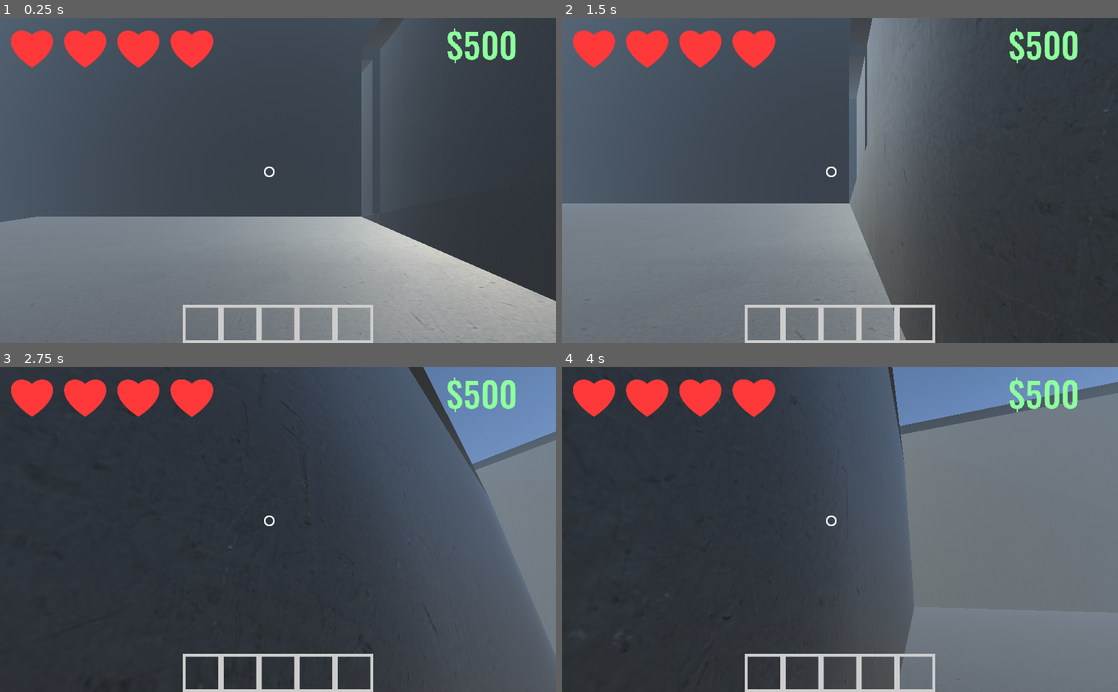
Above: before the commit, frames 1-4 (two rows, left to right).
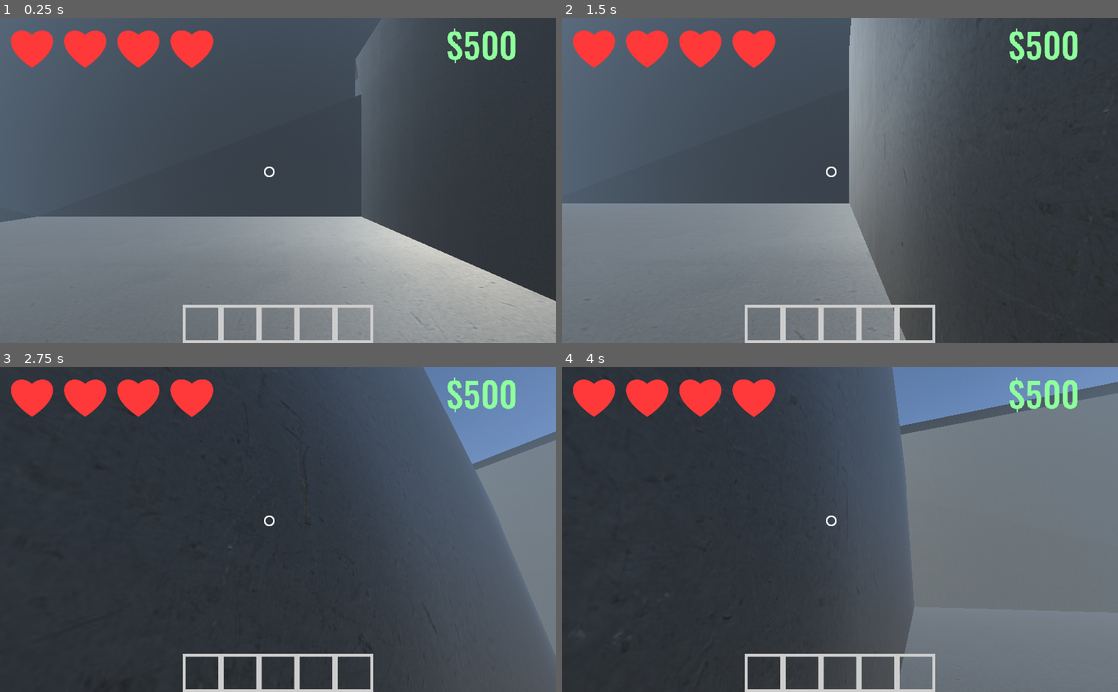
Above: after the commit, the same moments.

Repository: creikey/Mcguffin
Game: Godot game, scene res://prototype-levels/Drawbridge.tscn
The game is run twice, just before and just after one commit, with the same random seed, the same clock (stepped at 60 frames per second) and the same inputs. This scene is started directly instead of the project's main scene.
Inputs (mouse positions are in pixels of both pictures, inside the frame that each line leads up to):
- Up to frame 1 (0.25 s): no input
- Up to frame 2 (1.5 s): tap Enter at 0.5 s; move the mouse to (962, 164) at 0.52 s; hold D (right) 0.53-1.28 s; tap Ctrl (jump) at 0.6, 0.77, 1.07 s; move the mouse to (728, 196) at 1.27 s; hold S (backward) from 1.28 s (still down); click (728, 196) at 1.35 s
- Up to frame 3 (2.75 s): tap Ctrl (jump) at 1.52, 1.55, 1.82, 2.3 s; move the mouse to (289, 523) at 2.02 s; release S (backward) at 2.03 s; hold W (forward) from 2.03 s (still down); tap 1 at 2.1 s
- Up to frame 4 (4 s): keep holding W (forward); move the mouse to (834, 536) at 2.77 s; tap 5 at 2.85 s; tap Ctrl (jump) at 3.02, 3.05, 3.32, 3.6, 3.77 s; move the mouse to (878, 532) at 3.52 s

The runs differ from the first frame. In frame 1, 0.4% of the frame differs, in the area x 63-72%, y 0-25%; in frame 2, 1.2%, in the area x 51-56%, y 0-58%; in frame 3, 0.6%; in frame 4, 0.1%.

Commit message:
Fix fog issue and describe fix in readme
 - Also level drawbridge difficulty increased

Diff:
--- a/Game.gd
+++ b/Game.gd
@@ -16,8 +16,8 @@
 # dumbat
 #just barely slower than the shoes, you can toggle shoes on and off really fast
 #to cheat its cooldown. Important that it's faster than half the shoe speed boost
-const dumbat_chase_speed = default_run_speed*1.9
+const dumbat_chase_speed = default_run_speed*1.5
 
 # shoe
-const shoe_lifespan: float = 50.0
+const shoe_lifespan: float = 5.0
 const shoe_speed: float = default_run_speed*2.0
--- a/level-elements/DumBat/DumBat.gd
+++ b/level-elements/DumBat/DumBat.gd
@@ -70,6 +70,8 @@
 	else:
 		turn_towards(chasing.global_transform.origin, delta*13.0)
 		vel = Util.vel_lerp(vel, -global_transform.basis.z*Game.dumbat_chase_speed, delta*7.0)
+		if global_transform.origin.y - chasing.global_transform.origin.y > 1.0: # jump off cliff detection
+			chasing = null
 
 	vel.y += -9.81*delta*3.0
 	vel = move_and_slide(vel, Vector3(0, 1, 0))
--- a/prototype-levels/Drawbridge.tscn
+++ b/prototype-levels/Drawbridge.tscn
@@ -1,10 +1,23 @@
-[gd_scene load_steps=6 format=2]
+[gd_scene load_steps=9 format=2]
 
 [ext_resource path="res://prototype-levels/SimpleMain.tscn" type="PackedScene" id=1]
 [ext_resource path="res://AcidVat.tscn" type="PackedScene" id=2]
 [ext_resource path="res://level-elements/DumBat/DumBat.tscn" type="PackedScene" id=3]
 [ext_resource path="res://level-elements/Prototype.tscn" type="PackedScene" id=4]
 [ext_resource path="res://gadgets/GadgetVending.tscn" type="PackedScene" id=5]
+[ext_resource path="res://shanghai_riverside_1k.exr" type="Texture" id=6]
+
+[sub_resource type="PanoramaSky" id=5]
+panorama = ExtResource( 6 )
+
+[sub_resource type="Environment" id=6]
+resource_local_to_scene = true
+background_mode = 2
+background_sky = SubResource( 5 )
+fog_enabled = true
+fog_color = Color( 0.501961, 0.6, 0.701961, 1 )
+adjustment_brightness = 0.68
+adjustment_contrast = 1.27
 
 [node name="Drawbridge" instance=ExtResource( 1 )]
 
@@ -12,6 +25,9 @@
 transform = Transform( -0.999684, 0, 0.02513, 0, 1, 0, -0.02513, 0, -0.999684, 7, 1.84807, 33 )
 visible = false
 
+[node name="WorldEnvironment" parent="Level" index="0"]
+environment = SubResource( 6 )
+
 [node name="Spawnpoint" parent="Level" index="1"]
 transform = Transform( -1, 0, 8.9407e-08, 0, 1, 0, -8.9407e-08, 0, -1, -62, 27, 2 )
 
@@ -27,19 +43,27 @@
 transform = Transform( -1, 0, -1.49012e-07, 0, 1, 0, 1.49012e-07, 0, -1, -21, 26, -29 )
 patrol_path = NodePath("../Patrol2")
 
-[node name="DumBat8" parent="Level" index="5" instance=ExtResource( 3 )]
+[node name="DumBat11" parent="Level" index="5" instance=ExtResource( 3 )]
+transform = Transform( -1, 0, -1.49012e-07, 0, 1, 0, 1.49012e-07, 0, -1, 25, 34, -21 )
+patrol_path = NodePath("../Patrol7")
+
+[node name="DumBat12" parent="Level" index="6" instance=ExtResource( 3 )]
+transform = Transform( 1, 0, 2.36435e-07, 0, 1, 0, -2.36435e-07, 0, 1, 26, 34, 1 )
+patrol_path = NodePath("../Patrol8")
+
+[node name="DumBat8" parent="Level" index="7" instance=ExtResource( 3 )]
 transform = Transform( 1, 0, 2.68221e-07, 0, 1, 0, -2.68221e-07, 0, 1, -31, 26, 3 )
 patrol_path = NodePath("../Patrol3")
 
-[node name="DumBat9" parent="Level" index="6" instance=ExtResource( 3 )]
+[node name="DumBat9" parent="Level" index="8" instance=ExtResource( 3 )]
 transform = Transform( 2.2451e-07, 0, -1, 0, 1, 0, 1, 0, 2.2451e-07, -27, 26, -3 )
 patrol_path = NodePath("../Patrol5")
 
-[node name="DumBat10" parent="Level" index="7" instance=ExtResource( 3 )]
+[node name="DumBat10" parent="Level" index="9" instance=ExtResource( 3 )]
 transform = Transform( -3.11932e-07, 0, 1, 0, 1, 0, -1, 0, -3.11932e-07, -9, 26, -11 )
 patrol_path = NodePath("../Patrol6")
 
-[node name="Patrol1" type="Spatial" parent="Level" index="8"]
+[node name="Patrol1" type="Spatial" parent="Level" index="10"]
 transform = Transform( 1, 0, 0, 0, 1, 0, 0, 0, 1, -13, 25, -25 )
 
 [node name="Position3D" type="Position3D" parent="Level/Patrol1" index="0"]
@@ -47,7 +71,23 @@
 [node name="Position3D2" type="Position3D" parent="Level/Patrol1" index="1"]
 transform = Transform( 1, 0, 0, 0, 1, 0, 0, 0, 1, 0, 0, 26 )
 
-[node name="Patrol5" type="Spatial" parent="Level" index="9"]
+[node name="Patrol7" type="Spatial" parent="Level" index="11"]
+transform = Transform( 1, 0, 0, 0, 1, 0, 0, 0, 1, 26, 33, -22 )
+
+[node name="Position3D" type="Position3D" parent="Level/Patrol7" index="0"]
+
+[node name="Position3D2" type="Position3D" parent="Level/Patrol7" index="1"]
+transform = Transform( 1, 0, 0, 0, 1, 0, 0, 0, 1, 0, 0, 26 )
+
+[node name="Patrol8" type="Spatial" parent="Level" index="12"]
+transform = Transform( 1, 0, 0, 0, 1, 0, 0, 0, 1, 27, 33, -22 )
+
+[node name="Position3D" type="Position3D" parent="Level/Patrol8" index="0"]
+
+[node name="Position3D2" type="Position3D" parent="Level/Patrol8" index="1"]
+transform = Transform( 1, 0, 0, 0, 1, 0, 0, 0, 1, 0, 0, 26 )
+
+[node name="Patrol5" type="Spatial" parent="Level" index="13"]
 transform = Transform( -4.37114e-08, 0, -1, 0, 1, 0, 1, 0, -4.37114e-08, -8, 25, -5 )
 
 [node name="Position3D" type="Position3D" parent="Level/Patrol5" index="0"]
@@ -55,7 +95,7 @@
 [node name="Position3D2" type="Position3D" parent="Level/Patrol5" index="1"]
 transform = Transform( 1, 0, 0, 0, 1, 0, 0, 0, 1, 0, 0, 26 )
 
-[node name="Patrol6" type="Spatial" parent="Level" index="10"]
+[node name="Patrol6" type="Spatial" parent="Level" index="14"]
 transform = Transform( -4.37114e-08, 0, -1, 0, 1, 0, 1, 0, -4.37114e-08, -8, 25, -10 )
 
 [node name="Position3D" type="Position3D" parent="Level/Patrol6" index="0"]
@@ -63,7 +103,7 @@
 [node name="Position3D2" type="Position3D" parent="Level/Patrol6" index="1"]
 transform = Transform( 1, 0, 0, 0, 1, 0, 0, 0, 1, 0, 0, 26 )
 
-[node name="Patrol4" type="Spatial" parent="Level" index="11"]
+[node name="Patrol4" type="Spatial" parent="Level" index="15"]
 transform = Transform( 1, 0, 0, 0, 1, 0, 0, 0, 1, -5, 25, -25 )
 
 [node name="Position3D" type="Position3D" parent="Level/Patrol4" index="0"]
@@ -71,7 +111,7 @@
 [node name="Position3D2" type="Position3D" parent="Level/Patrol4" index="1"]
 transform = Transform( 1, 0, 0, 0, 1, 0, 0, 0, 1, 0, 0, 26 )
 
-[node name="Patrol2" type="Spatial" parent="Level" index="12"]
+[node name="Patrol2" type="Spatial" parent="Level" index="16"]
 transform = Transform( 1, 0, 0, 0, 1, 0, 0, 0, 1, -20, 25, -25 )
 
 [node name="Position3D" type="Position3D" parent="Level/Patrol2" index="0"]
@@ -79,7 +119,7 @@
 [node name="Position3D2" type="Position3D" parent="Level/Patrol2" index="1"]
 transform = Transform( 1, 0, 0, 0, 1, 0, 0, 0, 1, 0, 0, 26 )
 
-[node name="Patrol3" type="Spatial" parent="Level" index="13"]
+[node name="Patrol3" type="Spatial" parent="Level" index="17"]
 transform = Transform( 1, 0, 0, 0, 1, 0, 0, 0, 1, -30, 25, -25 )
 
 [node name="Position3D" type="Position3D" parent="Level/Patrol3" index="0"]
@@ -87,14 +127,14 @@
 [node name="Position3D2" type="Position3D" parent="Level/Patrol3" index="1"]
 transform = Transform( 1, 0, 0, 0, 1, 0, 0, 0, 1, 0, 0, 26 )
 
-[node name="FinishLine" parent="Level" index="14"]
+[node name="FinishLine" parent="Level" index="18"]
 transform = Transform( 1, 0, 0, 0, 1, 0, 0, 0, 1, 45, 25, -4 )
 
-[node name="Prototype" parent="Level" index="15" instance=ExtResource( 4 )]
+[node name="Prototype" parent="Level" index="19" instance=ExtResource( 4 )]
 
 [node name="CSGBox" type="CSGBox" parent="Level/Prototype" index="0"]
 transform = Transform( 1, 0, 0, 0, 1, 0, 0, 0, 1, -22, 0, -21 )
-width = 104.0
+width = 180.0
 depth = 78.0
 
 [node name="CSGBox7" type="CSGBox" parent="Level/Prototype" index="1"]
@@ -185,12 +225,12 @@
 [node name="CSGBox2" type="CSGBox" parent="Level/Prototype" index="18"]
 transform = Transform( 1.91069e-15, -4.37114e-08, 1, -1, -4.37114e-08, 0, 4.37114e-08, -1, -4.37114e-08, -22, 9, 28 )
 width = 74.0
-depth = 106.0
+depth = 150.0
 
 [node name="CSGBox3" type="CSGBox" parent="Level/Prototype" index="19"]
 transform = Transform( 1.91069e-15, -4.37114e-08, 1, -1, -4.37114e-08, 0, 4.37114e-08, -1, -4.37114e-08, -22, 9, -52 )
 width = 76.0
-depth = 106.0
+depth = 152.0
 
 [node name="CSGBox4" type="CSGBox" parent="Level/Prototype" index="20"]
 transform = Transform( 4.37114e-08, -1, -8.74228e-08, -1, -4.37114e-08, 0, -3.82137e-15, 8.74228e-08, -1, 51, 9, -9 )
@@ -202,26 +242,26 @@
 width = 64.0
 depth = 106.0
 
-[node name="GadgetVending" parent="Level" index="16" instance=ExtResource( 5 )]
+[node name="GadgetVending" parent="Level" index="20" instance=ExtResource( 5 )]
 transform = Transform( 1, 0, 0, 0, 1, 0, 0, 0, 1, -65, 24, -8 )
 
-[node name="DirectionalLight" type="DirectionalLight" parent="Level" index="17"]
+[node name="DirectionalLight" type="DirectionalLight" parent="Level" index="21"]
 transform = Transform( 0.866025, 0.353553, -0.353553, 0, 0.707107, 0.707107, 0.5, -0.612372, 0.612372, 0, 0, 0 )
 
-[node name="AcidVat" parent="Level" index="18" instance=ExtResource( 2 )]
+[node name="AcidVat" parent="Level" index="22" instance=ExtResource( 2 )]
 transform = Transform( 1, 0, 0, 0, 1, 0, 0, 0, 1, 22, -1, 23 )
 
-[node name="AcidVat2" parent="Level" index="19" instance=ExtResource( 2 )]
+[node name="AcidVat2" parent="Level" index="23" instance=ExtResource( 2 )]
 transform = Transform( 1, 0, 0, 0, 1, 0, 0, 0, 1, 4, 25, -11 )
 
-[node name="AcidVat6" parent="Level" index="20" instance=ExtResource( 2 )]
+[node name="AcidVat6" parent="Level" index="24" instance=ExtResource( 2 )]
 transform = Transform( 1, 0, 0, 0, 1, 0, 0, 0, 1, 4, 25, -5 )
 
-[node name="AcidVat3" parent="Level" index="21" instance=ExtResource( 2 )]
+[node name="AcidVat3" parent="Level" index="25" instance=ExtResource( 2 )]
 transform = Transform( 1, 0, 0, 0, 1, 0, 0, 0, 1, 4, 25, -20 )
 
-[node name="AcidVat4" parent="Level" index="22" instance=ExtResource( 2 )]
+[node name="AcidVat4" parent="Level" index="26" instance=ExtResource( 2 )]
 transform = Transform( 1, 0, 0, 0, 1, 0, 0, 0, 1, 4, 25, -28 )
 
-[node name="AcidVat5" parent="Level" index="23" instance=ExtResource( 2 )]
+[node name="AcidVat5" parent="Level" index="27" instance=ExtResource( 2 )]
 transform = Transform( 1, 0, 0, 0, 1, 0, 0, 0, 1, 4, 25, 2 )
--- a/prototype-levels/SimpleMain.tscn
+++ b/prototype-levels/SimpleMain.tscn
@@ -16,6 +16,7 @@
 panorama = ExtResource( 4 )
 
 [sub_resource type="Environment" id=3]
+resource_local_to_scene = true
 background_mode = 2
 background_sky = SubResource( 5 )
 fog_enabled = true
Not shown, changed: README.md
